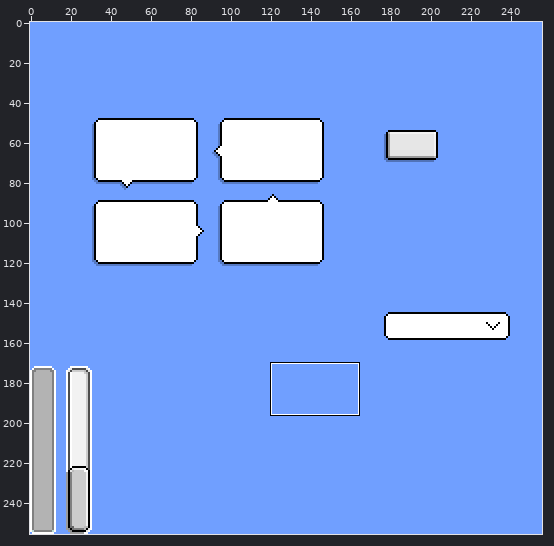
Pixel-art file, stored at aseprite/test.aseprite. Above: a wide view before the commit, with the close-up outlined.
Close-up. Old version:
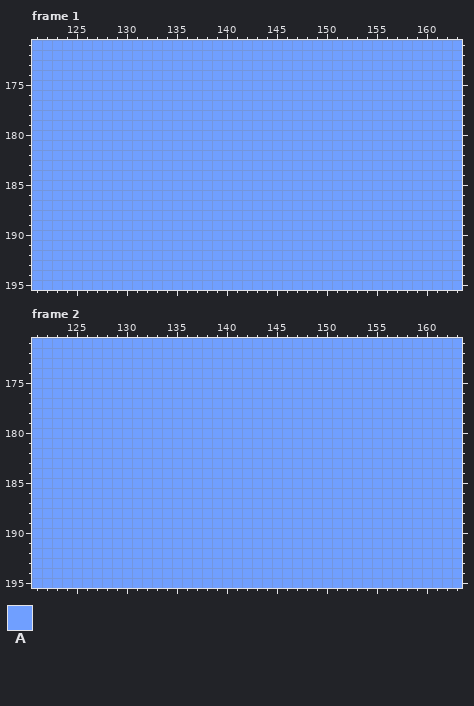
256x256 pixels, 2 frames. Colours within 5 levels of each other are drawn and written as one. Shown: frame 1: x 121..163, y 171..195; frame 2: x 121..163, y 171..195.
Palette (. is transparent): A #709fff
Pixels before, frame 1, first column x 121:
171 AAAAAAAAAAAAAAAAAAAAAAAAAAAAAAAAAAAAAAAAAAA
172 AAAAAAAAAAAAAAAAAAAAAAAAAAAAAAAAAAAAAAAAAAA
173 AAAAAAAAAAAAAAAAAAAAAAAAAAAAAAAAAAAAAAAAAAA
174 AAAAAAAAAAAAAAAAAAAAAAAAAAAAAAAAAAAAAAAAAAA
175 AAAAAAAAAAAAAAAAAAAAAAAAAAAAAAAAAAAAAAAAAAA
176 AAAAAAAAAAAAAAAAAAAAAAAAAAAAAAAAAAAAAAAAAAA
177 AAAAAAAAAAAAAAAAAAAAAAAAAAAAAAAAAAAAAAAAAAA
178 AAAAAAAAAAAAAAAAAAAAAAAAAAAAAAAAAAAAAAAAAAA
179 AAAAAAAAAAAAAAAAAAAAAAAAAAAAAAAAAAAAAAAAAAA
180 AAAAAAAAAAAAAAAAAAAAAAAAAAAAAAAAAAAAAAAAAAA
181 AAAAAAAAAAAAAAAAAAAAAAAAAAAAAAAAAAAAAAAAAAA
182 AAAAAAAAAAAAAAAAAAAAAAAAAAAAAAAAAAAAAAAAAAA
183 AAAAAAAAAAAAAAAAAAAAAAAAAAAAAAAAAAAAAAAAAAA
184 AAAAAAAAAAAAAAAAAAAAAAAAAAAAAAAAAAAAAAAAAAA
185 AAAAAAAAAAAAAAAAAAAAAAAAAAAAAAAAAAAAAAAAAAA
186 AAAAAAAAAAAAAAAAAAAAAAAAAAAAAAAAAAAAAAAAAAA
187 AAAAAAAAAAAAAAAAAAAAAAAAAAAAAAAAAAAAAAAAAAA
188 AAAAAAAAAAAAAAAAAAAAAAAAAAAAAAAAAAAAAAAAAAA
189 AAAAAAAAAAAAAAAAAAAAAAAAAAAAAAAAAAAAAAAAAAA
190 AAAAAAAAAAAAAAAAAAAAAAAAAAAAAAAAAAAAAAAAAAA
191 AAAAAAAAAAAAAAAAAAAAAAAAAAAAAAAAAAAAAAAAAAA
192 AAAAAAAAAAAAAAAAAAAAAAAAAAAAAAAAAAAAAAAAAAA
193 AAAAAAAAAAAAAAAAAAAAAAAAAAAAAAAAAAAAAAAAAAA
194 AAAAAAAAAAAAAAAAAAAAAAAAAAAAAAAAAAAAAAAAAAA
195 AAAAAAAAAAAAAAAAAAAAAAAAAAAAAAAAAAAAAAAAAAA
Pixels before, frame 2, first column x 121:
171 AAAAAAAAAAAAAAAAAAAAAAAAAAAAAAAAAAAAAAAAAAA
172 AAAAAAAAAAAAAAAAAAAAAAAAAAAAAAAAAAAAAAAAAAA
173 AAAAAAAAAAAAAAAAAAAAAAAAAAAAAAAAAAAAAAAAAAA
174 AAAAAAAAAAAAAAAAAAAAAAAAAAAAAAAAAAAAAAAAAAA
175 AAAAAAAAAAAAAAAAAAAAAAAAAAAAAAAAAAAAAAAAAAA
176 AAAAAAAAAAAAAAAAAAAAAAAAAAAAAAAAAAAAAAAAAAA
177 AAAAAAAAAAAAAAAAAAAAAAAAAAAAAAAAAAAAAAAAAAA
178 AAAAAAAAAAAAAAAAAAAAAAAAAAAAAAAAAAAAAAAAAAA
179 AAAAAAAAAAAAAAAAAAAAAAAAAAAAAAAAAAAAAAAAAAA
180 AAAAAAAAAAAAAAAAAAAAAAAAAAAAAAAAAAAAAAAAAAA
181 AAAAAAAAAAAAAAAAAAAAAAAAAAAAAAAAAAAAAAAAAAA
182 AAAAAAAAAAAAAAAAAAAAAAAAAAAAAAAAAAAAAAAAAAA
183 AAAAAAAAAAAAAAAAAAAAAAAAAAAAAAAAAAAAAAAAAAA
184 AAAAAAAAAAAAAAAAAAAAAAAAAAAAAAAAAAAAAAAAAAA
185 AAAAAAAAAAAAAAAAAAAAAAAAAAAAAAAAAAAAAAAAAAA
186 AAAAAAAAAAAAAAAAAAAAAAAAAAAAAAAAAAAAAAAAAAA
187 AAAAAAAAAAAAAAAAAAAAAAAAAAAAAAAAAAAAAAAAAAA
188 AAAAAAAAAAAAAAAAAAAAAAAAAAAAAAAAAAAAAAAAAAA
189 AAAAAAAAAAAAAAAAAAAAAAAAAAAAAAAAAAAAAAAAAAA
190 AAAAAAAAAAAAAAAAAAAAAAAAAAAAAAAAAAAAAAAAAAA
191 AAAAAAAAAAAAAAAAAAAAAAAAAAAAAAAAAAAAAAAAAAA
192 AAAAAAAAAAAAAAAAAAAAAAAAAAAAAAAAAAAAAAAAAAA
193 AAAAAAAAAAAAAAAAAAAAAAAAAAAAAAAAAAAAAAAAAAA
194 AAAAAAAAAAAAAAAAAAAAAAAAAAAAAAAAAAAAAAAAAAA
195 AAAAAAAAAAAAAAAAAAAAAAAAAAAAAAAAAAAAAAAAAAA
The same view after the edit:
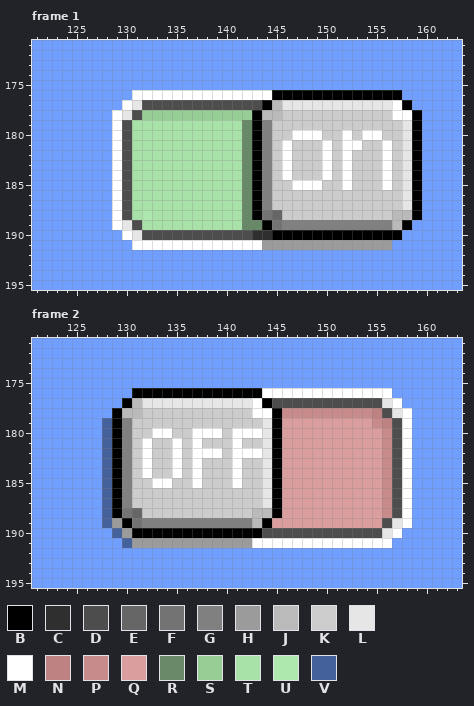
Colours new in this view: B #000000  C #2f2f2f  D #4d4d4d  E #666666  F #737373  G #808080  H #9b9b9b  J #bababa  K #cccccc  L #e6e6e6  M #ffffff  N #bf8282  P #c88b8b  Q #da9e9e  R #678967  S #96ce96  T #a9e2a9  U #afe8af  V #44619b
Diff:
layer "switch/bg" added
layer "switch/color" opacity 49% added
layer "switch/button" added
layer "switch/text" added
Frame 1:
y 176: x 131..157 AAAAAAAAAAAAAAAAAAAAAAAAAAA -> MMMMMMMMMMMMMMBBBBBBBBBBBBB
y 177: x 130..158 AAAAAAAAAAAAAAAAAAAAAAAAAAAAA -> MLDDDDDDDDDDDDBJLLLLLLLLLLLMB
y 178: x 129..159 AAAAAAAAAAAAAAAAAAAAAAAAAAAAAAA -> MLDSSSSSSSSSSSBJJKKKKKKKKKKKMMB
y 179: x 129..159 AAAAAAAAAAAAAAAAAAAAAAAAAAAAAAA -> MDTTTTTTTTTTTRBGKKKKKKKKKKKKKLB
y 180: x 129..159 AAAAAAAAAAAAAAAAAAAAAAAAAAAAAAA -> MDTTTTTTTTTTTRBGKKMMMKKMKMMKKLB
y 181: x 129..159 AAAAAAAAAAAAAAAAAAAAAAAAAAAAAAA -> MDTTTTTTTTTTTRBGKMKKKMKMMKKMKLB
y 182..184: x 129..159 AAAAAAAAAAAAAAAAAAAAAAAAAAAAAAA -> MDTTTTTTTTTTTRBGKMKKKMKMKKKMKLB
y 185: x 129..159 AAAAAAAAAAAAAAAAAAAAAAAAAAAAAAA -> MDTTTTTTTTTTTRBGKKMMMKKMKKKMKLB
y 186..187: x 129..159 AAAAAAAAAAAAAAAAAAAAAAAAAAAAAAA -> MDTTTTTTTTTTTRBGKKKKKKKKKKKKKLB
y 188: x 129..159 AAAAAAAAAAAAAAAAAAAAAAAAAAAAAAA -> MDTUTTTTTTTTTRBFEKKKKKKKKKKKJJB
y 189: x 129..158 AAAAAAAAAAAAAAAAAAAAAAAAAAAAAA -> MLDTTTTTTTTTTRRBFGGGGGGGGGGGJB
y 190: x 130..157 AAAAAAAAAAAAAAAAAAAAAAAAAAAA -> MLDDDDDDDDDDDCCBBBBBBBBBBBBB
y 191: x 131..156 AAAAAAAAAAAAAAAAAAAAAAAAAA -> MMMMMMMMMMMMMHHHHHHHHHHHHH
Frame 2:
y 176: x 131..156 AAAAAAAAAAAAAAAAAAAAAAAAAA -> BBBBBBBBBBBBBMMMMMMMMMMMMM
y 177: x 130..157 AAAAAAAAAAAAAAAAAAAAAAAAAAAA -> BJLLLLLLLLLLLMBDDDDDDDDDDDLM
y 178: x 129..158 AAAAAAAAAAAAAAAAAAAAAAAAAAAAAA -> BJJKKKKKKKKKKKMMBPPPPPPPPPNDLM
y 179: x 128..158 AAAAAAAAAAAAAAAAAAAAAAAAAAAAAAA -> VBGKKKKKKKKKKKKKLBQQQQQQQQQPNDM
y 180: x 128..158 AAAAAAAAAAAAAAAAAAAAAAAAAAAAAAA -> VBGKKMMKKMMMKMMMLBQQQQQQQQQQPDM
y 181: x 128..158 AAAAAAAAAAAAAAAAAAAAAAAAAAAAAAA -> VBGKMKKMKMKKKMKKLBQQQQQQQQQQPDM
y 182: x 128..158 AAAAAAAAAAAAAAAAAAAAAAAAAAAAAAA -> VBGKMKKMKMMMKMMMLBQQQQQQQQQQPDM
y 183..184: x 128..158 AAAAAAAAAAAAAAAAAAAAAAAAAAAAAAA -> VBGKMKKMKMKKKMKKLBQQQQQQQQQQPDM
y 185: x 128..158 AAAAAAAAAAAAAAAAAAAAAAAAAAAAAAA -> VBGKKMMKKMKKKMKKLBQQQQQQQQQQPDM
y 186..187: x 128..158 AAAAAAAAAAAAAAAAAAAAAAAAAAAAAAA -> VBGKKKKKKKKKKKKKLBQQQQQQQQQQPDM
y 188: x 128..158 AAAAAAAAAAAAAAAAAAAAAAAAAAAAAAA -> VBFEKKKKKKKKKKKJJBQQQQQQQQQQPDM
y 189: x 128..158 AAAAAAAAAAAAAAAAAAAAAAAAAAAAAAA -> VHBFGGGGGGGGGGGJBQQQQQQQQQQQDLM
y 190: x 129..157 AAAAAAAAAAAAAAAAAAAAAAAAAAAAA -> VHBBBBBBBBBBBBBDDDDDDDDDDDDLM
y 191: x 130..156 AAAAAAAAAAAAAAAAAAAAAAAAAAA -> VHHHHHHHHHHHHMMMMMMMMMMMMMM
